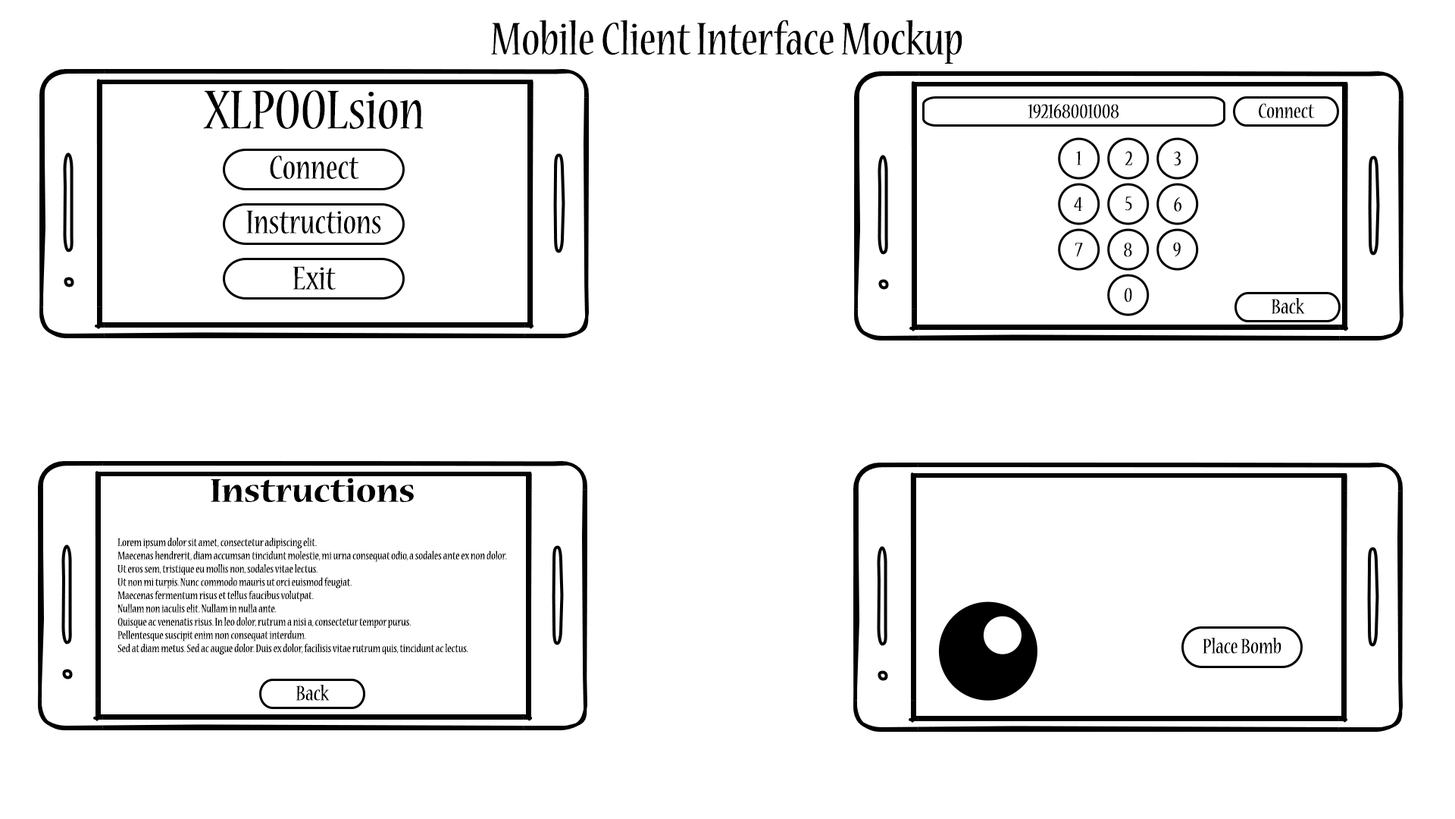
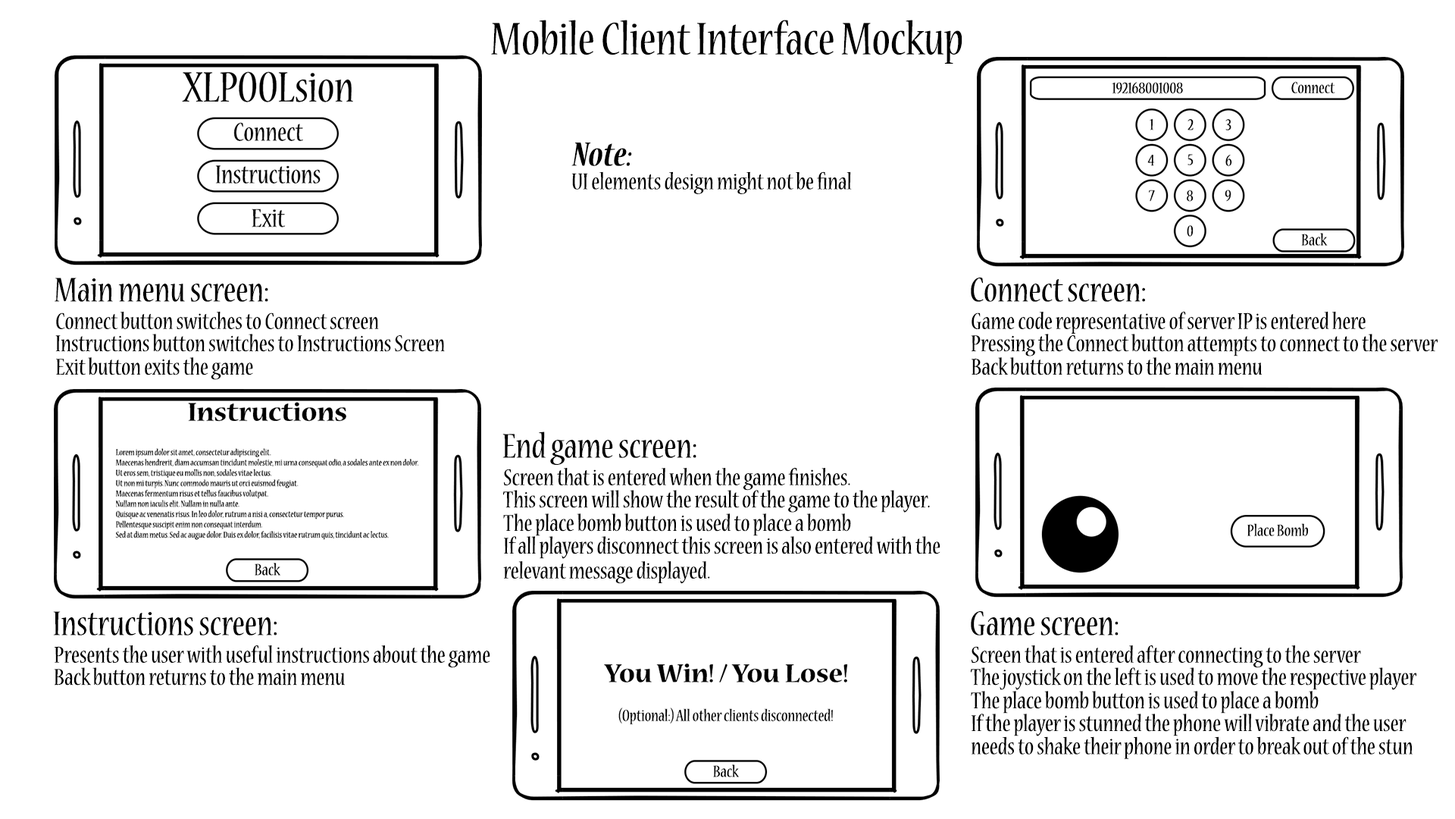
The second w=1455, h=819 image is a revision of the first. Changes to its layers:
added group "Main menu" with 5 layers above "Connect" over [54, 55, 483, 380]
moved "main_menu_mockup" into group "Main menu", painted on it over [39, 55, 589, 339]
added group "Connect" with 5 layers above "Instructions" over [970, 56, 1438, 376]
moved "connect_screen_mockup" into group "Connect", painted on it over [854, 56, 1405, 342]
added layer "Pressing the Connect button attempts to connect to the server" in group "Connect" over [970, 333, 1438, 357]
added layer "Game code representative of server IP is entered here" in group "Connect" over [971, 311, 1366, 334]
added group "Instructions" with 4 layers above "Game screen" over [53, 388, 491, 686]
added layer "Presents the user with useful instructions about the game" in group "Instructions" over [53, 645, 491, 668]
moved "instructions_screen_mockup" into group "Instructions", painted on it over [37, 388, 588, 731]
added group "Game screen" with 6 layers above "End game screen" over [970, 387, 1417, 759]
moved "game_screen_mockup" into group "Game screen", painted on it over [853, 387, 1404, 733]
added layer "If the player is stunned the phone will vibrate and the user ne" in group "Game screen" over [970, 713, 1413, 759]
added layer "The joystick on the left is used to move the respective player" in group "Game screen" over [970, 667, 1417, 690]
added group "End game screen" with 6 layers above "Mobile Client Interface Mockup" over [502, 431, 941, 801]
added layer "end_game_screen_mockup" in group "End game screen" over [512, 590, 940, 801]
added layer "If all players disconnect this screen is also entered with the" in group "End game screen" over [503, 535, 941, 584]
added layer "This screen will show the result of the game to the player." in group "End game screen" over [503, 489, 931, 513]
…and 16 more changes (16 added)
